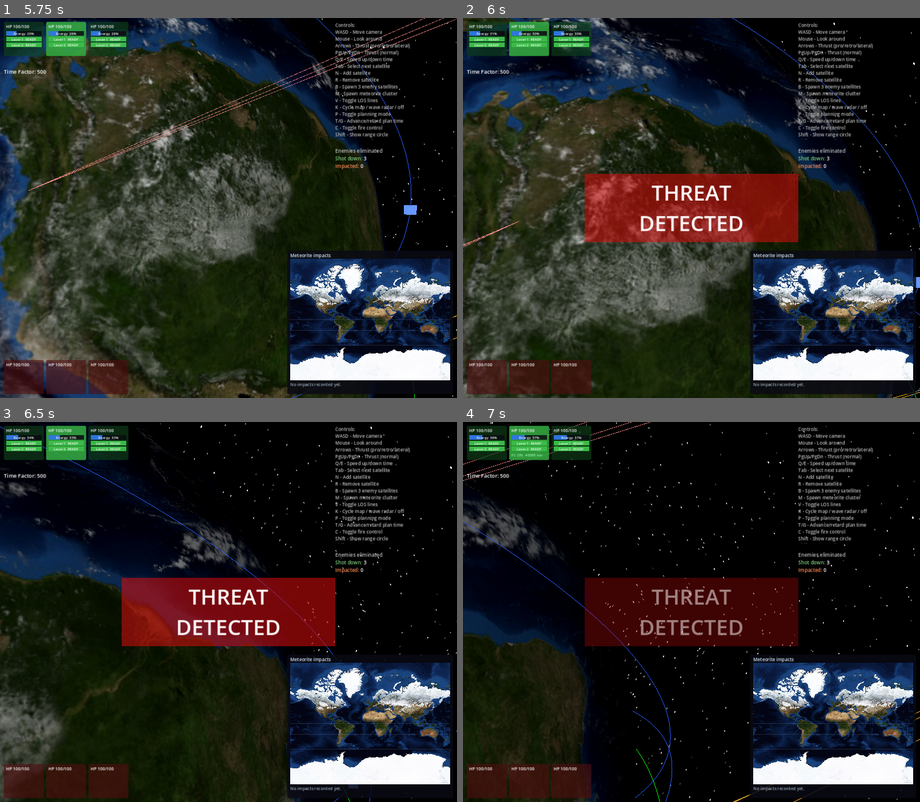
Above: before the commit, frames 1-4 (two rows, left to right).
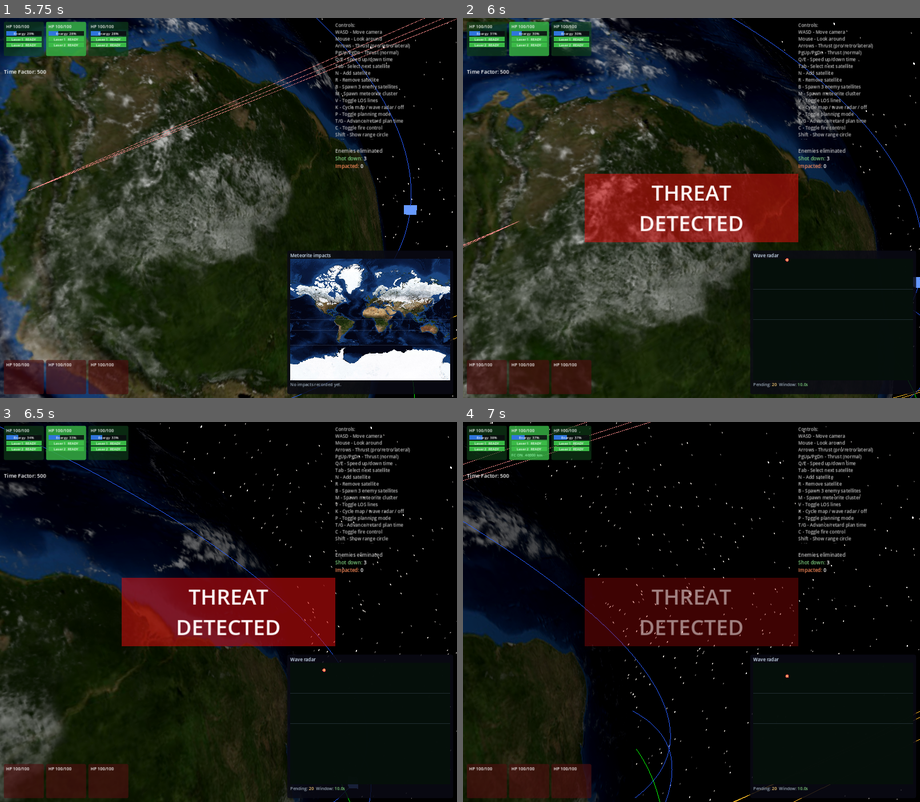
Above: after the commit, the same moments.

Repository: mellenburg/game
Game: Godot game, scene res://scenes/main.tscn
The game is run twice, just before and just after one commit, with the same random seed, the same clock (stepped at 60 frames per second) and the same inputs.
Inputs (mouse positions are in pixels of both pictures, inside the frame that each line leads up to):
- Up to frame 1 (5.75 s): tap Enter at 0.5 s; move the mouse to (251, 208) at 0.52 s; hold W (move_forward) from 0.53 s (still down); tap B (add_enemies) at 0.6 s; move the mouse to (205, 208) at 1.27 s; tap M (add_meteorites) at 1.35 s; move the mouse to (237, 200) at 2.02 s; tap N (add_satellite) at 2.1 s; move the mouse to (223, 215) at 2.77 s; tap T (planning_advance) at 2.85 s; move the mouse to (260, 211) at 3.52 s; hold G (planning_retard) 3.53-4.28 s; move the mouse to (191, 204) at 4.27 s; tap R (remove_satellite) at 4.35 s; move the mouse to (233, 208) at 5.02 s; tap Tab (select_next) at 5.1 s
- Up to frame 2 (6 s): move the mouse to (673, 200) at 5.77 s; release W (move_forward) at 5.78 s; hold D (move_right) from 5.78 s (still down); tap I (start_meteorite_wave) at 5.85 s
- Up to frame 3 (6.5 s): keep holding D (move_right)
- Up to frame 4 (7 s): move the mouse to (714, 612) at 6.52 s; release D (move_right) at 6.53 s; hold W (move_forward) from 6.53 s (still down); tap C (toggle_fire_control) at 6.6 s

Frame 1 is identical in both runs. In frame 2, 9.6% of the frame differs, in the area x 63-99%, y 61-98%; in frame 3, 9.6%; in frame 4, 9.6%.

Commit message:
Wave: auto-select radar on summon, surface map on drain
Edge-triggered map-mode switching driven from `_meteorite_waves`'s
non-empty state. Pressing I selects the radar overlay automatically,
and the moment the last wave drains its queue the panel flips back
to the surface impact map. Manual K presses still work mid-wave
because the auto-switch only fires on transitions.

Diff:
--- a/godot/scripts/earth_system.gd
+++ b/godot/scripts/earth_system.gd
@@ -114,6 +114,11 @@
 # time and independent of time_factor (so pausing the sim doesn't
 # pause an in-flight wave).
 var _meteorite_waves: Array[MeteoriteWave] = []
+# Tracks whether any wave was inbound on the previous tick. Edge-
+# triggered map-mode switching uses this — radar auto-selects on
+# rising edge, surface map auto-selects on falling edge — so manual K
+# presses during a live wave aren't yanked back every frame.
+var _wave_inbound_prev: bool = false
 var impact_tracker := ImpactTracker.new()
 # Day-side albedo loaded once as an Image so we can sample it at an
 # impact's UV without an editor-only Texture readback. Lazily filled
@@ -177,6 +182,7 @@
 	_process_continuous_input(delta)
 	_process_one_shot_input()
 	_tick_meteorite_waves(delta)
+	_auto_switch_map_mode()
 	_update_range_circle()
 	hud.update_hud(self, planning_mode, time_factor, planning_dt)
 	hud.draw_target_lines(self, camera)
@@ -417,6 +423,22 @@
 		radar_map.visible = (map_mode == MAP_MODE_RADAR)
 
 
+# Auto-switch the lower-right overlay around incoming-wave transitions.
+# Radar selects on rising edge (a wave just appeared in the queue),
+# surface map selects on falling edge (the last wave just drained).
+# Edge-triggered so a manual K press during a live wave doesn't keep
+# snapping the panel back to radar every frame.
+func _auto_switch_map_mode() -> void:
+	var inbound := not _meteorite_waves.is_empty()
+	if inbound and not _wave_inbound_prev:
+		map_mode = MAP_MODE_RADAR
+		_apply_map_mode()
+	elif not inbound and _wave_inbound_prev:
+		map_mode = MAP_MODE_SURFACE
+		_apply_map_mode()
+	_wave_inbound_prev = inbound
+
+
 # Engagement-range visual. Renders a circle in the ecliptic plane
 # centered on the active satellite while the operator holds shift, so
 # they can eyeball the configured engagement distance against
